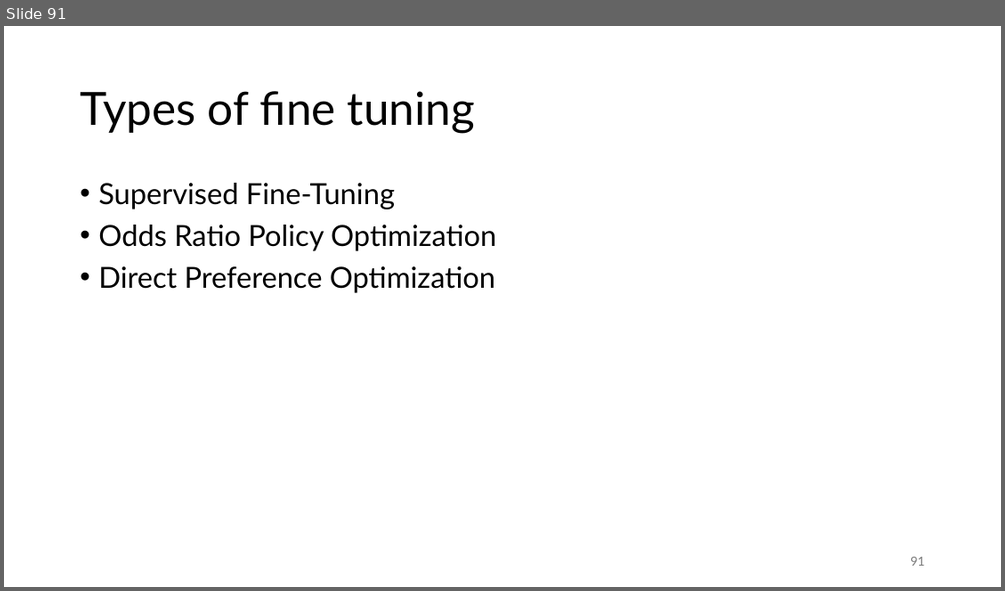
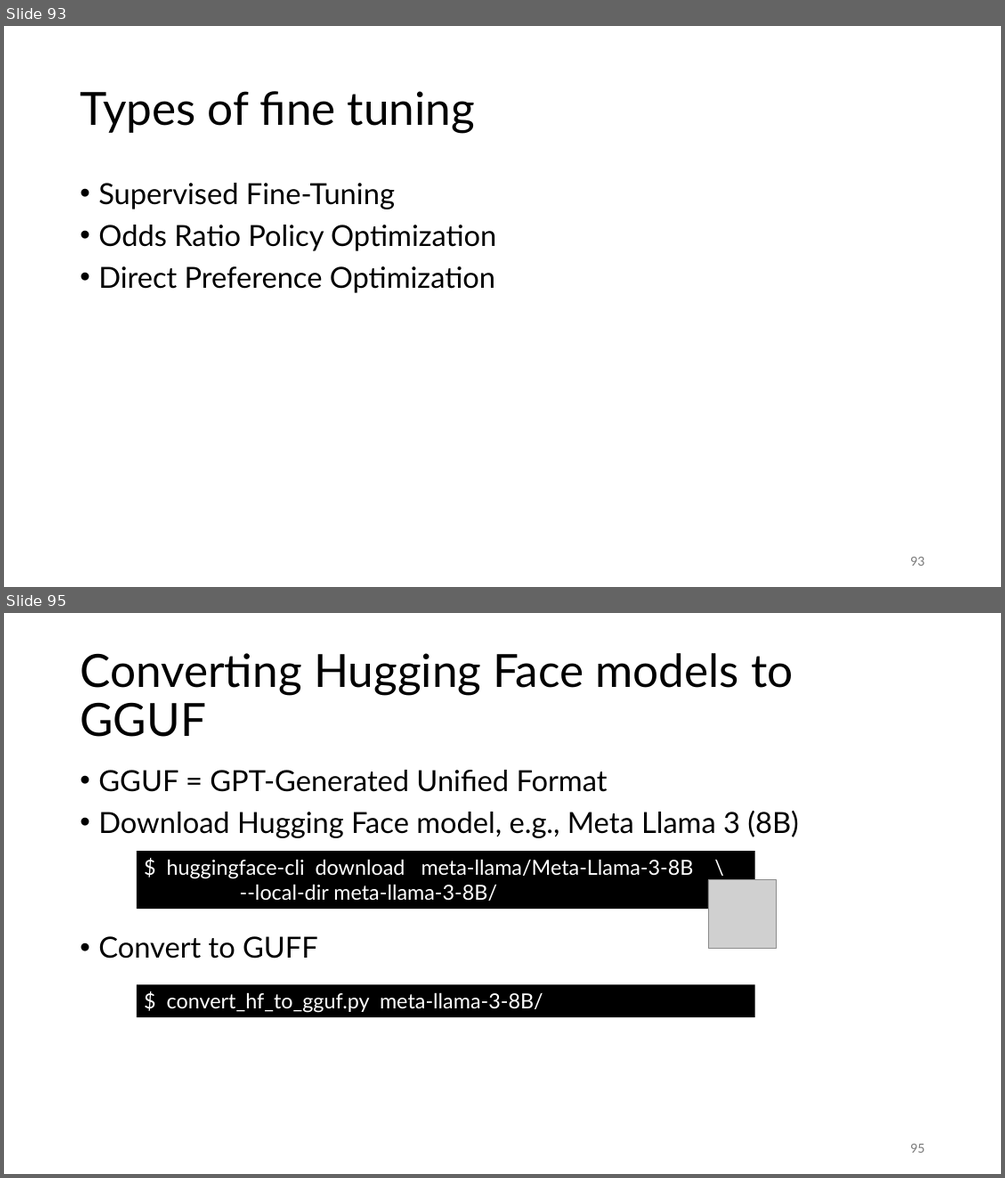
Before and after one commit to gjbex/Deploying-LLMs-locally, a slide deck: local_LLMs.pptx. Shown one above the other, each under a label of ours: slide 91 before the commit, slides 93 and 95 after it; the slides between them are not shown. The pictures are 1005x591 and 1005x1178 pixels, drawn with LibreOffice and Linux fonts; fonts in the diff are those of the drawing; grey boxes stand for pictures. Boxes give left, top, right and bottom in pixels: in the first picture for what was removed or moved away, otherwise in the second. Text is boxed around its words. In the diff, an @@ line names an element or a change of style, - is before the commit and + after.

```diff
--- a/local_LLMs.pptx
+++ b/local_LLMs.pptx
@@ slide 95 added at (4,613,1001,1174), background #FFFFFF @@
@@ title added at (80,653,793,737), 44 pt, text #000000 @@
+Converting Hugging Face models to GGUF
@@ text added at (98,770,798,958), 28 pt, text #000000 @@
+• GGUF = GPT-Generated Unified Format
+• Download Hugging Face model, e.g., Meta Llama 3 (8B)
+• Convert to GUFF
@@ rectangle added at (137,851,755,908), fill #000000, 20 pt, text #FFFFFF @@
+$ huggingface-cli download meta-llama/Meta-Llama-3-8B \
+--local-dir meta-llama-3-8B/
@@ picture added at (708,880,777,948) @@
@@ rectangle added at (137,985,755,1018), fill #000000, 20 pt, text #FFFFFF @@
+$ convert_hf_to_gguf.py meta-llama-3-8B/
@@ page number added at (910,1143,924,1152), 12 pt, text #797979 @@
+95
@@ what was slide 91 is now slide 93 @@
@@ page number at (910,556,924,565): text changed @@
-91
+93
```
Also in this commit, not shown: 2 slides changed, 3 other slides added.
